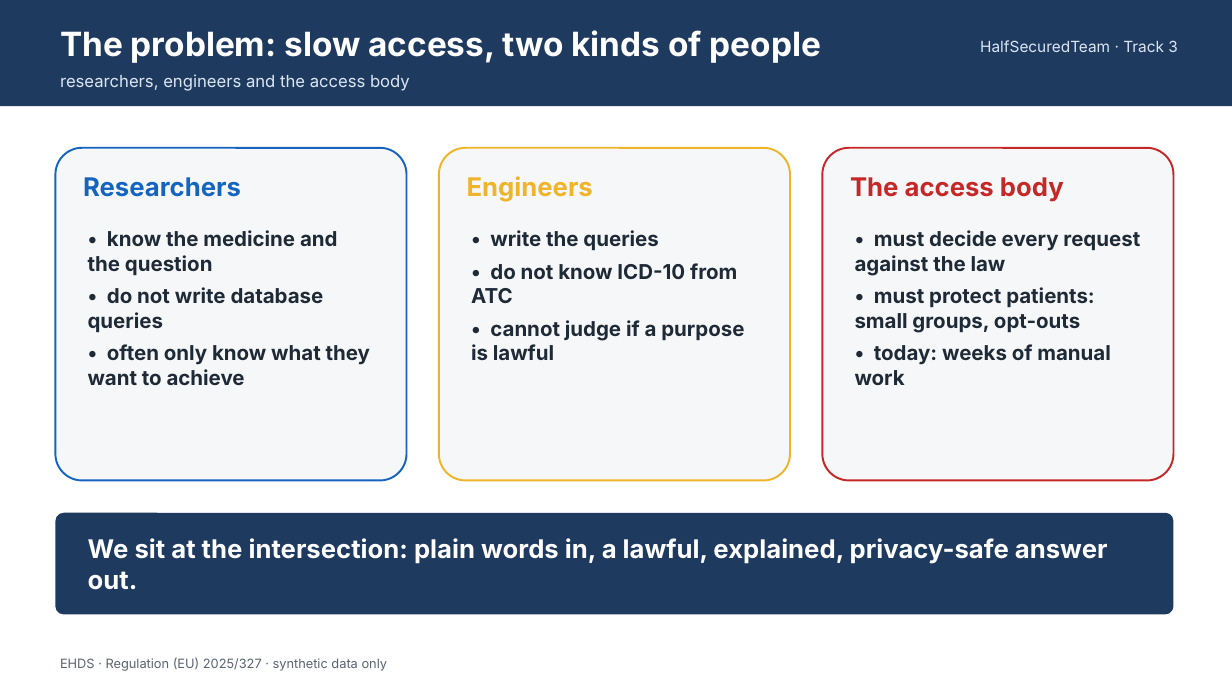
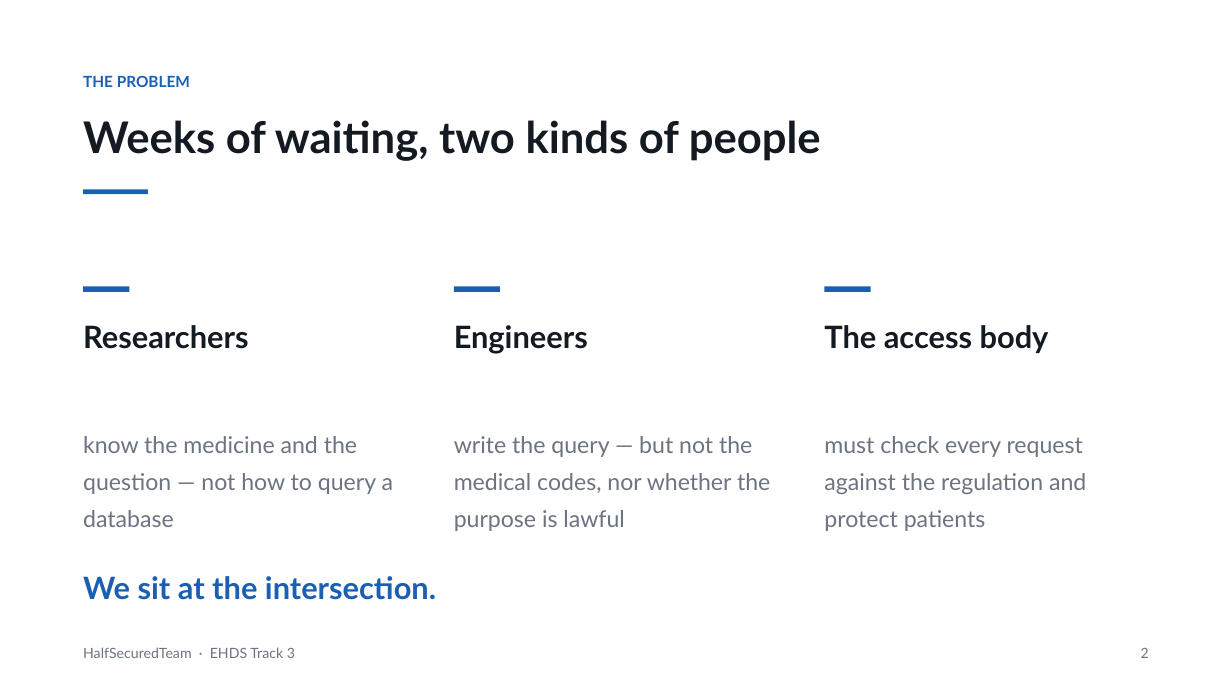
Before and after one commit to MatthiasEbner2002/Track_3-HalfSecuredTeam, a slide deck: slide 2 of docs/slides/pitch.pptx. Drawn at 1232x693 pixels with LibreOffice and Linux fonts; fonts in the diff are those of the drawing. Boxes give left, top, right and bottom in pixels: in the first picture for what was removed or moved away, otherwise in the second. Text is boxed around its words. In the diff, an @@ line names an element or a change of style, - is before the commit and + after.

```diff
--- a/docs/slides/pitch.pptx
+++ b/docs/slides/pitch.pptx
@@ rectangle removed at box(0, 0, 1232, 106) @@
@@ text removed at box(60, 74, 410, 91) @@
-researchers, engineers and the access body
@@ text added at box(83, 75, 190, 87), 12 pt, text #1A5FB4, bold @@
+THE PROBLEM
@@ rounded rectangle removed at box(55, 148, 407, 481) @@
@@ text at box(83, 120, 821, 161): text changed; size 26 to 34 pt; font Inter to Lato; text colour #FFFFFF to #141A22 @@
-The problem: slow access, two kinds of people
+Weeks of waiting, two kinds of people
@@ rounded rectangle removed at box(439, 148, 790, 481) @@
@@ rounded rectangle removed at box(823, 148, 1174, 481) @@
@@ rectangle added at box(83, 189, 148, 194), fill #1A5FB4 @@
@@ text removed at box(88, 230, 370, 385) @@
-• know the medicine and the question
-• do not write database queries
-• often only know what they want to achieve
@@ text removed at box(471, 230, 744, 360) @@
-• write the queries
-• do not know ICD-10 from ATC
-• cannot judge if a purpose is lawful
@@ text removed at box(855, 230, 1140, 385) @@
-• must decide every request against the law
-• must protect patients: small groups, opt-outs
-• today: weeks of manual work
@@ rectangle added at box(83, 287, 129, 292), fill #1A5FB4 @@
@@ rectangle added at box(454, 287, 500, 292), fill #1A5FB4 @@
@@ rectangle added at box(824, 287, 871, 292), fill #1A5FB4 @@
@@ text "Researchers": place and size @@
-text "Researchers" at box(83, 177, 241, 197)
+text "Researchers" at box(83, 325, 248, 349)
@@ text "Researchers" at box(83, 325, 248, 349): size 20 to 24 pt, font Inter to Lato, text colour #1565C0 to #141A22; line spacing 1 to 1.1 @@
@@ text "Engineers": place and size @@
-text "Engineers" at box(467, 176, 593, 202)
+text "Engineers" at box(454, 325, 588, 354)
@@ text "Engineers" at box(454, 325, 588, 354): size 20 to 24 pt, font Inter to Lato, text colour #F0B429 to #141A22; line spacing 1 to 1.1 @@
@@ text "The access body": place and size @@
-text "The access body" at box(850, 177, 1064, 202)
+text "The access body" at box(824, 325, 1049, 353)
@@ text "The access body" at box(824, 325, 1049, 353): size 20 to 24 pt, font Inter to Lato, text colour #C62828 to #141A22; line spacing 1 to 1.1 @@
@@ text added at box(83, 436, 393, 527), 18 pt, text #6B7480 @@
+know the medicine and the question — not how to query a database
@@ text added at box(454, 436, 770, 531), 18 pt, text #6B7480 @@
+write the query — but not the medical codes, nor whether the purpose is lawful
@@ text added at box(824, 436, 1086, 531), 18 pt, text #6B7480 @@
+must check every request against the regulation and protect patients
@@ rounded rectangle removed at box(55, 513, 1174, 615) @@
@@ text "We sit at the intersection." at box(83, 576, 436, 600): vertical alignment middle to top @@
@@ text at box(83, 576, 436, 600): text changed; size 20 to 24 pt; font Inter to Lato; text colour #FFFFFF to #1A5FB4 @@
-We sit at the intersection: plain words in, a lawful, explained, privacy-safe answer out.
+We sit at the intersection.
@@ text removed at box(60, 657, 388, 671) @@
-EHDS · Regulation (EU) 2025/327 · synthetic data only
@@ text at box(83, 647, 295, 658): text changed; size 12 to 11 pt; font Inter to Lato; text colour #DBE6F3 to #6B7480 @@
-HalfSecuredTeam · Track 3
+HalfSecuredTeam · EHDS Track 3
@@ text added at box(1141, 648, 1149, 658), 11 pt, text #6B7480 @@
+2
```
Also in this commit, not shown: 3 other slides changed, 7 slides added, 3 slides removed, 2 other files.
